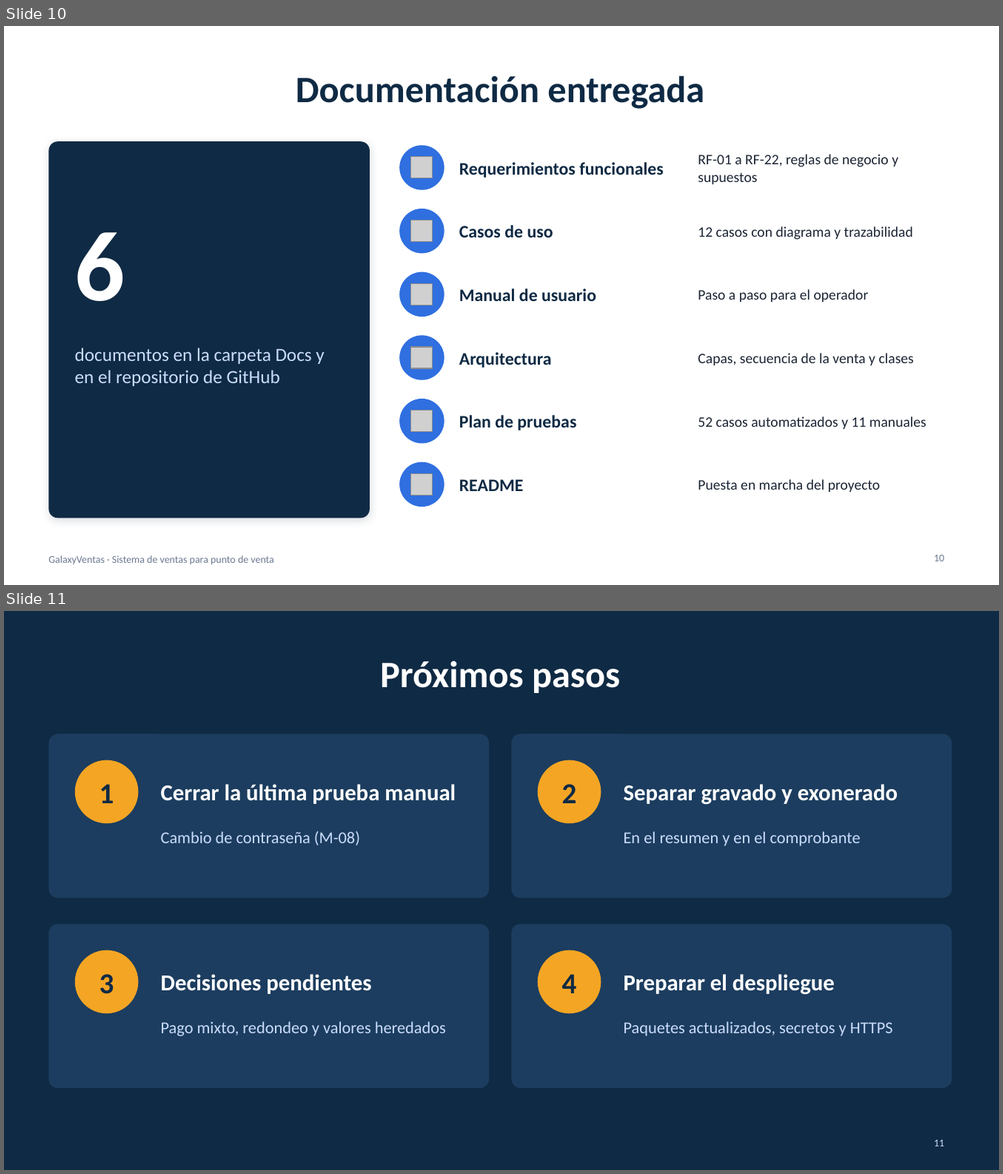
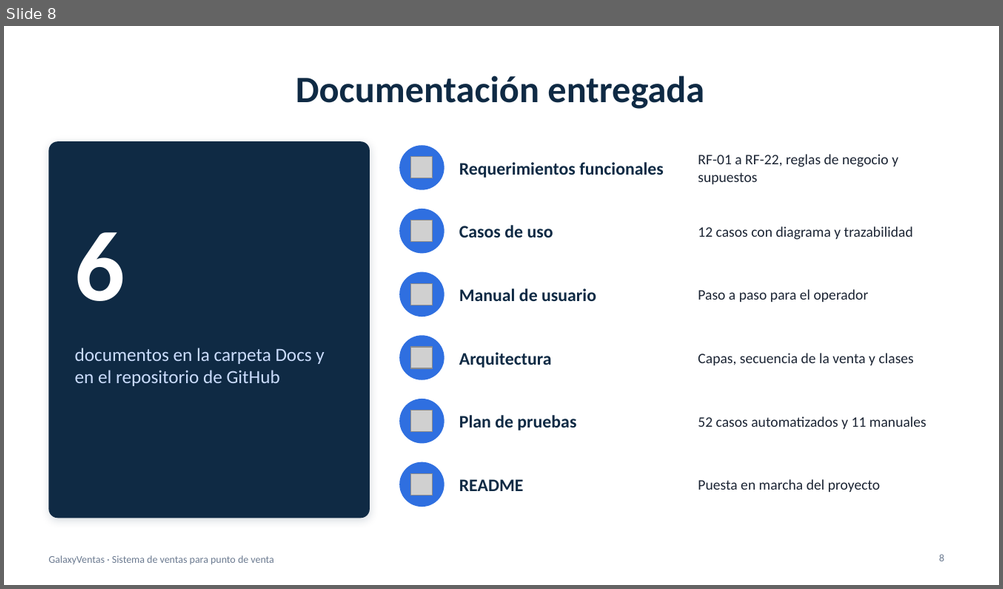
Before and after one commit to JuanElio/GalaxyVentas, a slide deck: Docs/GalaxyVentas-presentacion.pptx. Shown one above the other, each under a label of ours: slides 10 and 11 before the commit, slide 8 after it. The pictures are 1003x1174 and 1003x589 pixels, drawn with LibreOffice and Linux fonts; fonts in the diff are those of the drawing; grey boxes stand for pictures. Boxes give left, top, right and bottom in pixels: in the first picture for what was removed or moved away, otherwise in the second. Text is boxed around its words. In the diff, an @@ line names an element or a change of style, - is before the commit and + after.

```diff
--- a/Docs/GalaxyVentas-presentacion.pptx
+++ b/Docs/GalaxyVentas-presentacion.pptx
@@ slide 11 removed at (4, 611, 999, 1170), background #0F2A44 @@
@@ title removed at (380, 661, 620, 693) @@
-Próximos pasos
@@ rounded rectangle removed at (48, 734, 489, 898) @@
@@ rounded rectangle removed at (512, 734, 951, 898) @@
@@ ellipse removed at (75, 760, 138, 823) @@
@@ ellipse removed at (538, 760, 601, 823) @@
@@ text removed at (99, 784, 114, 803) @@
-1
@@ text removed at (161, 784, 455, 804) @@
-Cerrar la última prueba manual
@@ text removed at (562, 784, 577, 803) @@
-2
@@ text removed at (623, 784, 897, 805) @@
-Separar gravado y exonerado
@@ text removed at (161, 832, 360, 846) @@
-Cambio de contraseña (M-08)
@@ text removed at (623, 832, 860, 846) @@
-En el resumen y en el comprobante
@@ rounded rectangle removed at (48, 924, 489, 1088) @@
@@ rounded rectangle removed at (512, 924, 951, 1088) @@
@@ ellipse removed at (75, 951, 138, 1014) @@
@@ ellipse removed at (538, 951, 601, 1014) @@
@@ text removed at (99, 974, 114, 994) @@
-3
@@ text removed at (161, 974, 371, 994) @@
-Decisiones pendientes
@@ text removed at (562, 974, 577, 994) @@
-4
@@ text removed at (623, 974, 834, 995) @@
-Preparar el despliegue
@@ text removed at (161, 1022, 446, 1037) @@
-Pago mixto, redondeo y valores heredados
@@ text removed at (623, 1022, 893, 1037) @@
-Paquetes actualizados, secretos y HTTPS
@@ page number removed at (933, 1140, 944, 1147) @@
-11
@@ what was slide 10 is now slide 8 @@
@@ page number at (939, 554, 944, 562): text changed @@
-10
+8
```
Also in this commit, not shown: 2 slides changed, 2 other slides removed.
